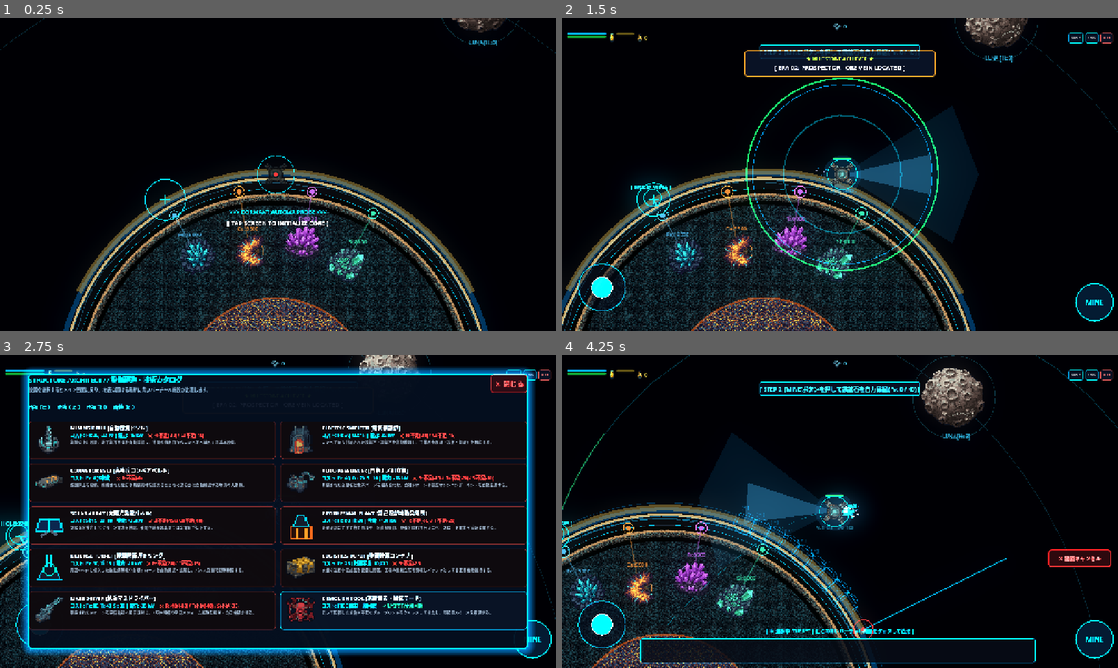
Above: before the commit, frames 1-4 (two rows, left to right).
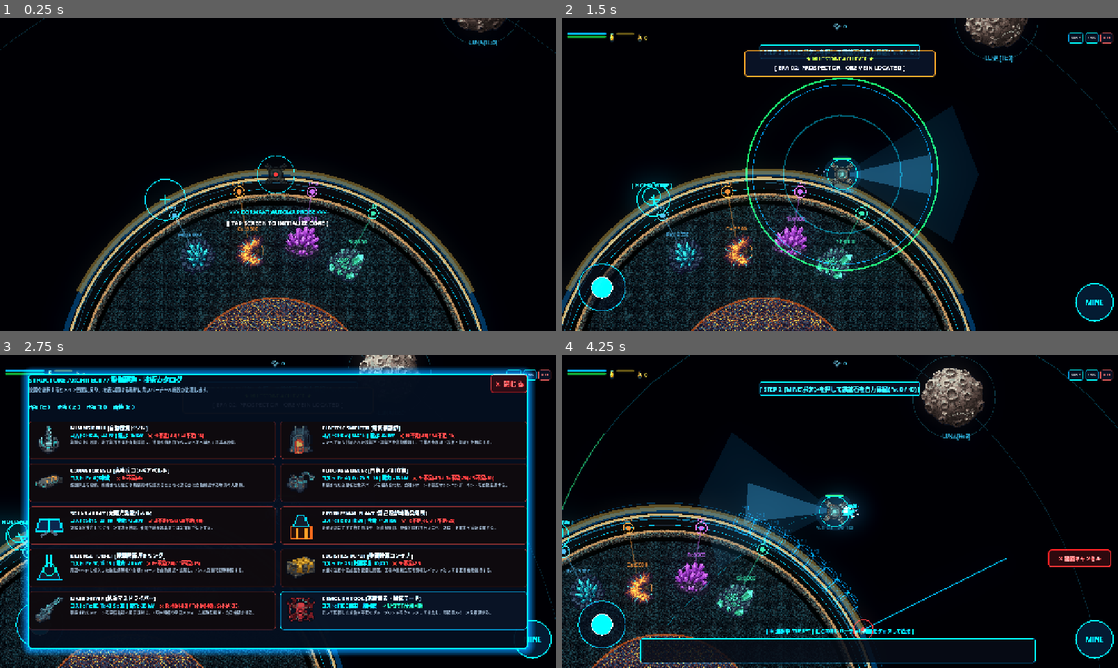
Above: after the commit, the same moments.

Repository: wak-shogo/ReplicaAutomata-
Game: Godot game, scene res://scenes/main.tscn
Two runs of this game, one before a commit and one after it. Both use one fixed random seed, a clock stepped at 60 frames per second and the inputs below.
Inputs (mouse positions are in pixels of both pictures, inside the frame that each line leads up to):
- Up to frame 1 (0.25 s): no input
- Up to frame 2 (1.5 s): tap Enter at 0.5 s; move the mouse to (962, 158) at 0.52 s; hold D 0.53-1.25 s; hold Shift 0.53-1.25 s; click (962, 158) at 0.67 s; tap Space at 0.77 s; drag from (728, 190) to (812, 237) at 1.27 s
- Up to frame 3 (2.75 s): move the mouse to (333, 442) at 2.02 s; hold D from 2.03 s (still down); tap B at 2.1 s
- Up to frame 4 (4.25 s): release D at 2.75 s; drag from (812, 574) to (673, 464) at 2.77 s; move the mouse to (1006, 558) at 3.52 s; hold A from 3.53 s (still down); tap E at 3.6 s; tap Space at 3.77 s

The runs differ from the first frame. In frame 1, less than 0.1% of the frame differs, in the area x 29-69%, y 52-62%; in frame 2, 0.2%, in the area x 12-56%, y 52-62%; in frame 3, 0.1%; in frame 4, less than 0.1%.

Commit message:
feat: add suction stream particles and early ore outcrop waypoint indicator

Diff:
--- a/scripts/entities/player.gd
+++ b/scripts/entities/player.gd
@@ -812,6 +812,22 @@
 		draw_line(Vector2.ZERO, local_target, Color(2.5, 2.5, 2.5, 1.0), 1.2)
 		draw_circle(local_target, 7.0, beam_col)
 
+		# 採掘着弾点のスパーク閃光
+		var spark_pulse = sin(anim_time * 24.0) * 0.5 + 0.5
+		draw_circle(local_target, 5.0 + spark_pulse * 4.0, Color(2.5, 2.5, 2.5, 0.95))
+		draw_arc(local_target, 11.0 + spark_pulse * 6.0, 0, TAU, 16, beam_col * Color(1.5, 1.5, 1.5), 1.5)
+
+		# 採掘地点から自機へ吸い込まれる鉱石吸引ストリーム (Ore Suction Stream)
+		var suction_count = 5
+		for k in range(suction_count):
+			var flow_t = fmod(anim_time * 2.4 + float(k) / float(suction_count), 1.0)
+			var stream_pos = local_target.lerp(Vector2.ZERO, flow_t)
+			var perp = Vector2(-local_target.y, local_target.x).normalized()
+			var wobble = sin(anim_time * 14.0 + float(k) * 2.0) * (1.0 - flow_t) * 8.0
+			var p_pt = stream_pos + perp * wobble
+			var p_alpha = sin(flow_t * PI)
+			draw_circle(p_pt, 2.6 * (1.0 - flow_t * 0.4), beam_col * Color(1.8, 1.8, 2.0, p_alpha * 0.9))
+
 		# ドローンからのマルチ支援ビーム (採掘効率アップが視覚的に実感できる)
 		if drones > 0:
 			var step = TAU / float(drones)
--- a/scripts/factory/grid_manager.gd
+++ b/scripts/factory/grid_manager.gd
@@ -1588,15 +1588,17 @@
 		# (3) 地表露頭マーカー (Surface Outcrop Marker)
 		draw_circle(surf_p, 5.0, v_col)
 		draw_arc(surf_p, 9.0 + pulse * 3.0, 0, TAU, 16, v_col * Color(1.5, 1.5, 1.5, 0.8), 1.5)
-
-		# (4) 初回手動採掘ガイダンスビーコン (MINEフェーズ時のFe鉱脈ターゲット)
-		if GameState.story_phase == GameState.StoryPhase.MINE and vname == "Fe":
+		draw_string(ThemeDB.fallback_font, surf_p + radial * 14.0 - Vector2(25, 0), "[ %s ]" % vname, HORIZONTAL_ALIGNMENT_CENTER, 50, 9, v_col * Color(1.5, 1.5, 1.5))
+
+		# (4) 初回手動採掘ガイダンスビーコン (MOVE / MINEフェーズ時のFe鉱脈ターゲット)
+		if (GameState.story_phase == GameState.StoryPhase.MOVE or GameState.story_phase == GameState.StoryPhase.MINE) and vname == "Fe":
 			var guide_pulse = (sin(anim_time * 8.0) * 0.5 + 0.5)
-			var beacon_surf = HOME_CENTER + radial * (HOME_RADIUS + 28.0)
+			var beacon_surf = HOME_CENTER + radial * (HOME_RADIUS + 32.0)
 			var beacon_tip = HOME_CENTER + radial * (HOME_RADIUS + 8.0)
 			draw_line(beacon_surf, beacon_tip, Color(0.2, 2.5, 3.0, 0.95), 3.5)
 			draw_arc(beacon_surf, 16.0 + guide_pulse * 6.0, 0, TAU, 24, Color(0.0, 2.8, 3.5, 0.85), 2.0)
-			draw_string(ThemeDB.fallback_font, beacon_surf + Vector2(-45, -18), "[ HOLD MINE ]", HORIZONTAL_ALIGNMENT_CENTER, -1, 12, Color(0.2, 2.8, 3.5))
+			var guide_tag = "[ HOLD MINE ]" if GameState.story_phase == GameState.StoryPhase.MINE else "[ ▼ 鉄鉱脈 (Fe) ]"
+			draw_string(ThemeDB.fallback_font, beacon_surf + Vector2(-60, -18), guide_tag, HORIZONTAL_ALIGNMENT_CENTER, 120, 12, Color(0.2, 2.8, 3.5))
 
 	# 4. 配置済み実体施設
 	var drill_frame = int(anim_time * 12.0) % 4
Not shown, changed: docs/index.pck
